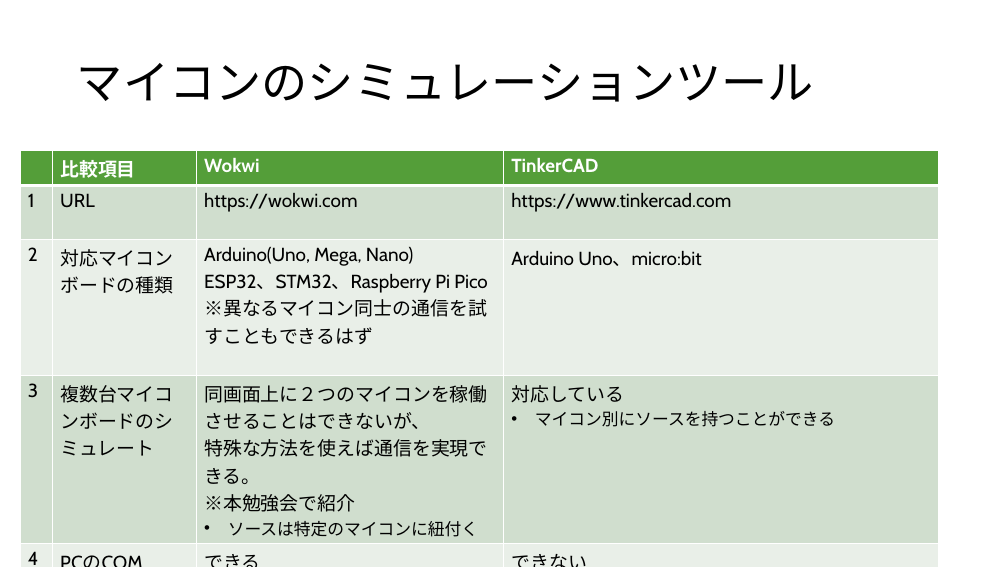
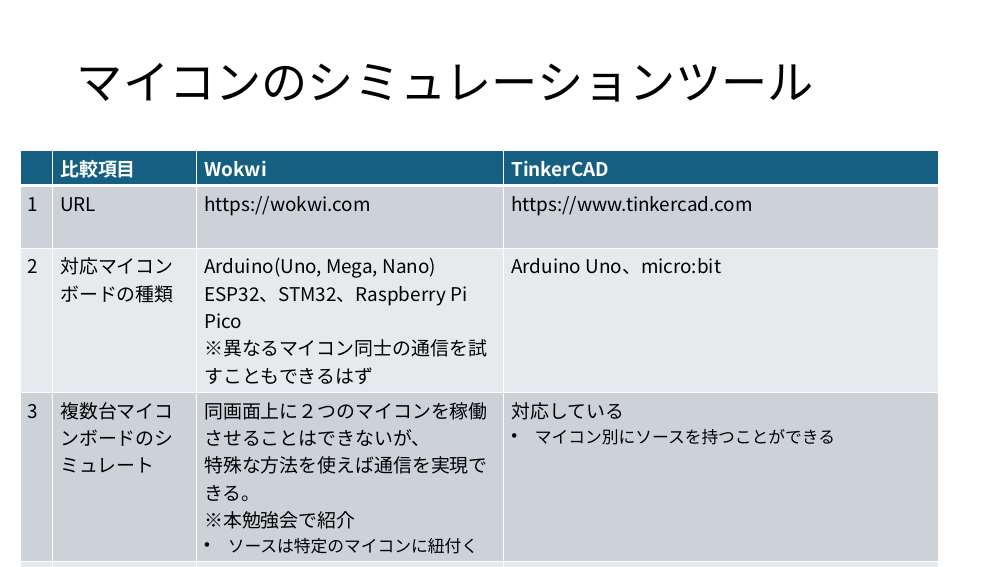
Before and after one commit to potechisakura/ren01, a slide deck: slide 6 of 01.pptx (slide 4 before the commit). Drawn at 1008x567 pixels with LibreOffice and Linux fonts; fonts in the diff are those of the drawing. Boxes give left, top, right and bottom in pixels: in the first picture for what was removed or moved away, otherwise in the second. Text is boxed around its words. In the diff, an @@ line names an element or a change of style, - is before the commit and + after.

```diff
--- a/01.pptx
+++ b/01.pptx
@@ table at [20,151,938,567] @@
@@ fill #549E39 to #156082 in row 1 @@
@@ fill #D1DFCE to #CCD2D8 in 8 cells @@
@@ fill #E9F0E8 to #E8EAED in 8 cells @@
@@ font Cabin to Noto Sans CJK JP @@
```
Also in this commit, not shown: 25 other slides changed, 3 slides added.
